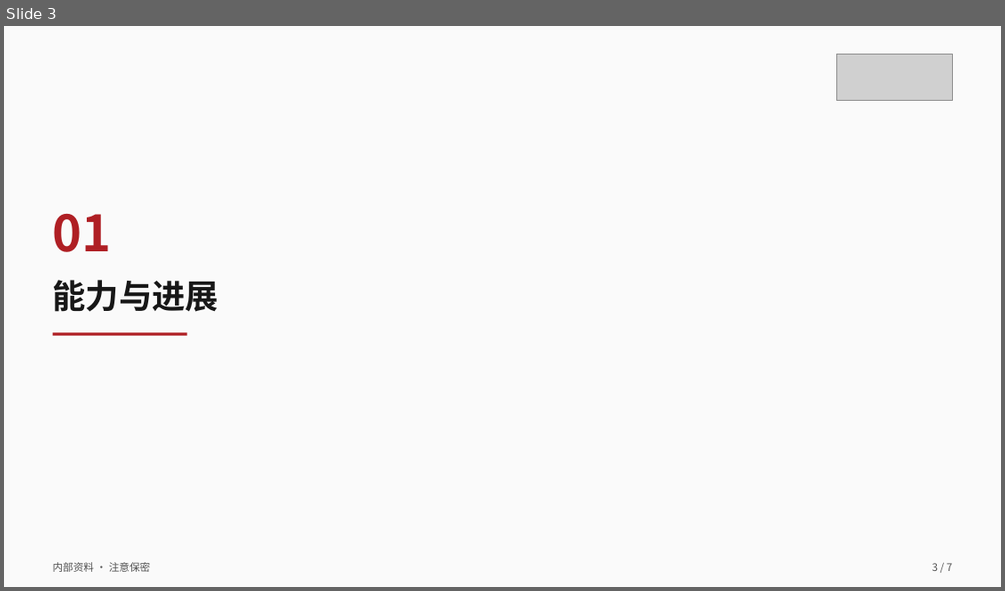
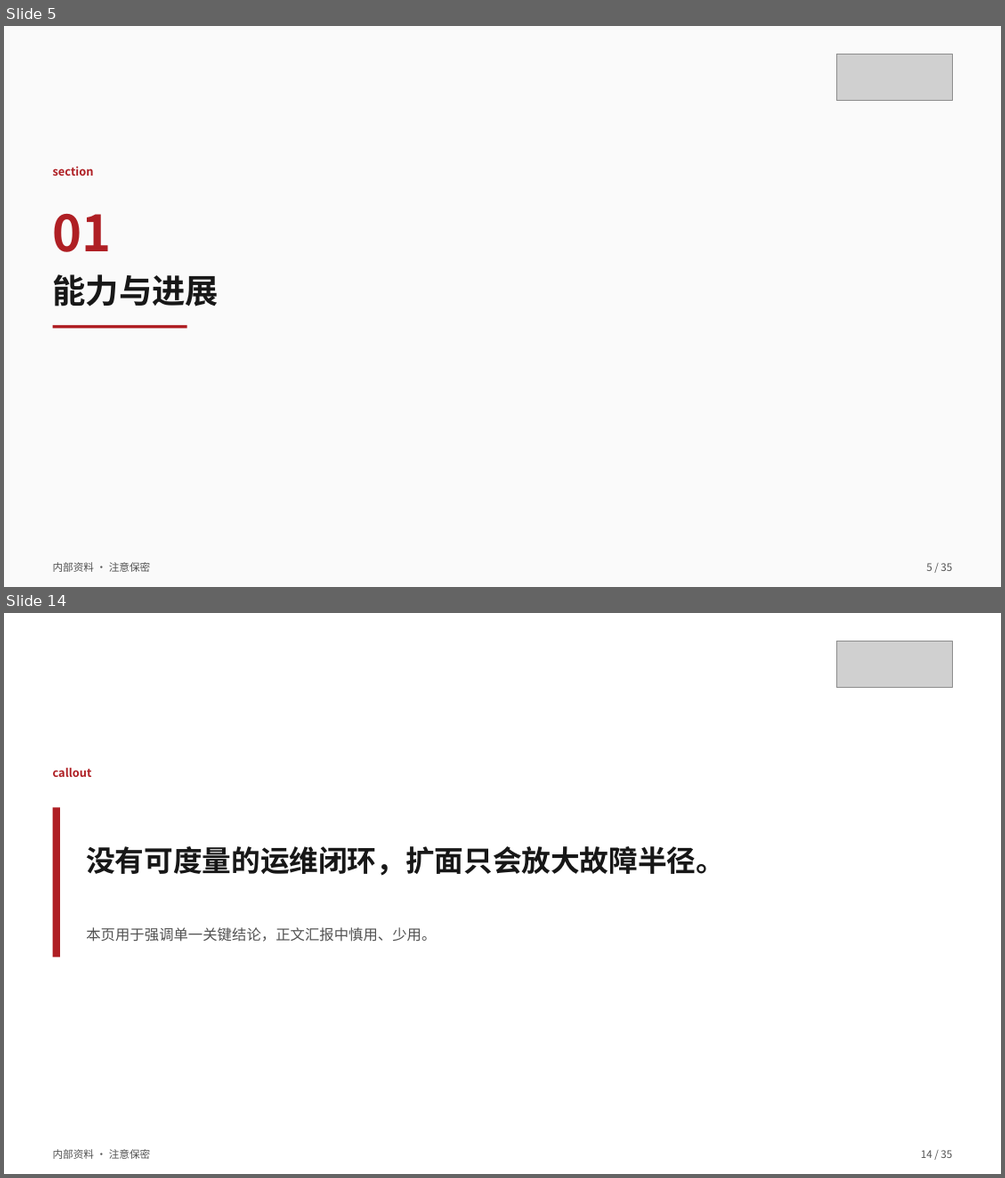
Before and after one commit to tao66175545-boop/sugon-cloud-skillui, a slide deck: skills/sugon-ppt-template/examples/sample-deck.pptx. Shown one above the other, each under a label of ours: slide 3 before the commit, slides 5 and 14 after it; the slides between them are not shown. The pictures are 1005x591 and 1005x1178 pixels, drawn with LibreOffice and Linux fonts; fonts in the diff are those of the drawing; grey boxes stand for pictures. Boxes give left, top, right and bottom in pixels: in the first picture for what was removed or moved away, otherwise in the second. Text is boxed around its words. In the diff, an @@ line names an element or a change of style, - is before the commit and + after.

```diff
--- a/skills/sugon-ppt-template/examples/sample-deck.pptx
+++ b/skills/sugon-ppt-template/examples/sample-deck.pptx
@@ slide 14 added at [4, 613, 1001, 1174], background #FFFFFF @@
@@ picture added at [836, 641, 952, 688] @@
@@ text added at [53, 767, 92, 777], 11 pt, text #AF1F24, bold @@
+callout
@@ rectangle added at [53, 807, 60, 957], fill #AF1F24 @@
@@ text added at [86, 846, 725, 876], 28 pt, text #171717, bold @@
+没有可度量的运维闭环，扩面只会放大故障半径。
@@ text added at [86, 927, 436, 941], 14 pt, text #525252 @@
+本页用于强调单一关键结论，正文汇报中慎用、少用。
@@ text added at [53, 1149, 151, 1159], 10 pt, text #525252 @@
+内部资料 · 注意保密
@@ text added at [921, 1150, 952, 1158], 10 pt, text #525252 @@
+14 / 35
@@ what was slide 3 is now slide 5 @@
@@ slide 5 changed as well @@
@@ text added at [53, 166, 94, 176], 11 pt, text #AF1F24, bold @@
+section
@@ text "能力与进展": place and size @@
-text "能力与进展" at [53, 280, 219, 312]
+text "能力与进展" at [53, 274, 219, 306]
@@ rectangle: place and size @@
-rectangle at [53, 332, 187, 336]
+rectangle at [53, 325, 187, 328]
@@ text at [926, 563, 952, 571]: text changed @@
-3 / 7
+5 / 35
```
Also in this commit, not shown: 6 other slides changed, 27 other slides added, 12 other files.
